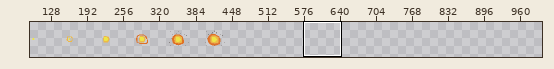
Edited in one commit: sprite sheet (Graphics/Effects/explosion1.png). The picture above shows the old version from afar; the outline marks the close-up.
Close-up. Before the edit:
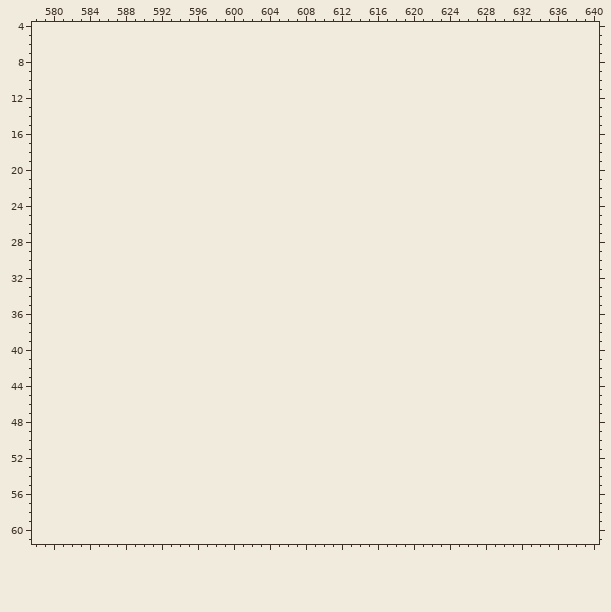
The file is 448x64 pixels. Shown: x 578..640, y 4..61. The old version is drawn lined up with the new one, on the new canvas. The wide view leaves out empty margins. The commit also changed other parts of the picture, which this record leaves out.
New version:
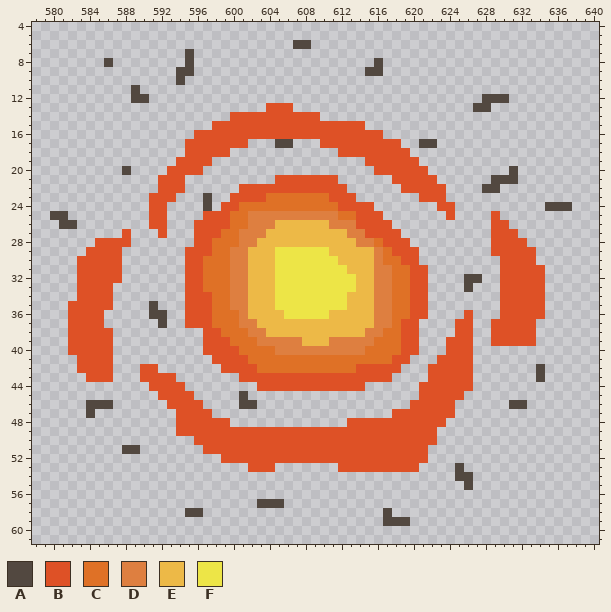
Palette (. is transparent): A #524840  B #de5126  C #df7126  D #de7f40  E #edb947  F #ede547
Change:
canvas 448x64 -> 1024x64
y 6: x 607..608 .. -> AA
y 7: x 595 . -> A
y 8: x 586 . -> A; x 595 . -> A; x 616 . -> A
y 9: x 594..595 .. -> AA; x 615..616 .. -> AA
y 10: x 594 . -> A
y 11: x 589 . -> A
y 12: x 589..590 .. -> AA; x 628..630 ... -> AAA
y 13: x 604..606 ... -> BBB; x 627..628 .. -> AA
y 14: x 600..609 .......... -> BBBBBBBBBB
y 15: x 598..614 ................. -> BBBBBBBBBBBBBBBBB
y 16: x 596..616 ..................... -> BBBBBBBBBBBBBBBBBBBBB
y 17: x 595..601 ....... -> BBBBBBB; x 605..606 .. -> AA; x 610..618 ......... -> BBBBBBBBB; x 621..622 .. -> AA
y 18: x 595..599 ..... -> BBBBB; x 612..619 ........ -> BBBBBBBB
y 19: x 594..597 .... -> BBBB; x 615..620 ...... -> BBBBBB
y 20: x 588 . -> A; x 593..596 .... -> BBBB; x 616..621 ...... -> BBBBBB; x 631 . -> A
y 21: x 592..594 ... -> BBB; x 605..611 ....... -> BBBBBBB; x 618..622 ..... -> BBBBB; x 629..631 ... -> AAA
y 22: x 592..594 ... -> BBB; x 601..612 ............ -> BBBBBBBBBBBB; x 619..623 ..... -> BBBBB; x 628..629 .. -> AA
y 23: x 591..593 ... -> BBB; x 597 . -> A; x 600..613 .............. -> BBBBCCCCCCCBBB; x 621..623 ... -> BBB
y 24: x 591..592 .. -> BB; x 597 . -> A; x 599..615 ................. -> BBCCCCCCCCCCCBBBB; x 623..624 .. -> BB; x 635..637 ... -> AAA
y 25: x 580..581 .. -> AA; x 591..592 .. -> BB; x 597..616 .................... -> BBBCCDDDDDDDDDDCCBBB; x 624 . -> B; x 629 . -> B
y 26: x 581..582 .. -> AA; x 591..592 .. -> BB; x 596..617 ...................... -> BBBBCCDDDEEEEEEDDDBBBB; x 629..630 .. -> BB
y 27: x 588 . -> B; x 592 . -> B; x 596..618 ....................... -> BBBCCDDDEEEEEEEEEDDBBBB; x 629..631 ... -> BBB
y 28: x 585..588 .... -> BBBB; x 596..619 ........................ -> BBCCCDDEEEEEEEEEEEDDCBBB; x 629..632 .... -> BBBB
y 29: x 584..587 .... -> BBBB; x 595..620 .......................... -> BBBCCDDEEEFFFFFFEEEEEDCBBB; x 629..633 ..... -> BBBBB
y 30: x 583..587 ..... -> BBBBB; x 595..620 .......................... -> BBCCCDDEEEFFFFFFFEEEEDCCBB; x 630..633 .... -> BBBB
y 31: x 583..587 ..... -> BBBBB; x 595..621 ........................... -> BBCCCDDEEEFFFFFFFFEEEDDCCBB; x 630..634 ..... -> BBBBB
y 32: x 583..587 ..... -> BBBBB; x 595..621 ........................... -> BBCCCDDEEEFFFFFFFFFEEDDCCBB; x 626..627 .. -> AA; x 630..634 ..... -> BBBBB
y 33: x 583..586 .... -> BBBB; x 595..621 ........................... -> BBCCCDDEEEFFFFFFFFFEEDDCCBB; x 626 . -> A; x 630..634 ..... -> BBBBB
y 34: x 583..586 .... -> BBBB; x 595..621 ........................... -> BBBCCDDEEEFFFFFFFFEEEDDCCBB; x 630..634 ..... -> BBBBB
y 35: x 582..586 ..... -> BBBBB; x 591 . -> A; x 595..621 ........................... -> BBBCCDDEEEFFFFFFFFEEEDDCCBB; x 630..634 ..... -> BBBBB
y 36: x 582..585 .... -> BBBB; x 591..592 .. -> AA; x 595..621 ........................... -> BBBCCCDEEEEFFFFFEEEEEDDCCBB; x 626 . -> B; x 630..634 ..... -> BBBBB
y 37: x 582..585 .... -> BBBB; x 592 . -> A; x 595..620 .......................... -> BBBCCCDDEEEEEEEEEEEEEDDCBB; x 625..626 .. -> BB; x 629..633 ..... -> BBBBB
y 38: x 582..586 ..... -> BBBBB; x 597..620 ........................ -> BBCCCDDEEEEEEEEEEEDDCCBB; x 625..626 .. -> BB; x 629..633 ..... -> BBBBB
y 39: x 582..586 ..... -> BBBBB; x 597..620 ........................ -> BBBCCCDDDDDEEEDDDDDCCCBB; x 624..626 ... -> BBB; x 629..633 ..... -> BBBBB
y 40: x 582..586 ..... -> BBBBB; x 597..620 ........................ -> BBBBCCCCDDDDDDDDDDCCCCBB; x 624..626 ... -> BBB
y 41: x 583..586 .... -> BBBB; x 598..619 ...................... -> BBBBCCCCCCCCCCCCCCCCBB; x 623..626 .... -> BBBB
y 42: x 583..586 .... -> BBBB; x 590..591 .. -> BB; x 599..618 .................... -> BBBBCCCCCCCCCCCBBBBB; x 622..626 ..... -> BBBBB; x 634 . -> A
y 43: x 584..586 ... -> BBB; x 590..593 .... -> BBBB; x 601..617 ................. -> BBBBBBBBBBBBBBBBB; x 622..626 ..... -> BBBBB; x 634 . -> A
y 44: x 591..594 .... -> BBBB; x 603..614 ............ -> BBBBBBBBBBBB; x 621..626 ...... -> BBBBBB
y 45: x 592..595 .... -> BBBB; x 601 . -> A; x 621..625 ..... -> BBBBB
y 46: x 584..586 ... -> AAA; x 593..596 .... -> BBBB; x 601..602 .. -> AA; x 620..624 ..... -> BBBBB; x 631..632 .. -> AA
y 47: x 584 . -> A; x 594..597 .... -> BBBB; x 618..624 ....... -> BBBBBBB
y 48: x 594..599 ...... -> BBBBBB; x 613..623 ........... -> BBBBBBBBBBB
y 49: x 594..622 ............................. -> BBBBBBBBBBBBBBBBBBBBBBBBBBBBB
y 50: x 596..622 ........................... -> BBBBBBBBBBBBBBBBBBBBBBBBBBB
y 51: x 588..589 .. -> AA; x 597..621 ......................... -> BBBBBBBBBBBBBBBBBBBBBBBBB
y 52: x 599..621 ....................... -> BBBBBBBBBBBBBBBBBBBBBBB
y 53: x 602..604 ... -> BBB; x 612..620 ......... -> BBBBBBBBB; x 625 . -> A
y 54: x 625..626 .. -> AA
y 55: x 626 . -> A
y 57: x 603..605 ... -> AAA
y 58: x 595..596 .. -> AA; x 617 . -> A
y 59: x 617..619 ... -> AAA
Pixel boxes of the changes (left, top, right, bottom) in both close-ups:
added: (293, 40, 311, 49)
added: (50, 49, 545, 508)
added: (545, 202, 572, 211)
added: (185, 508, 203, 517)
added: (383, 508, 410, 526)
